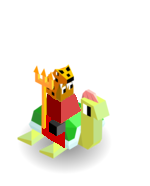
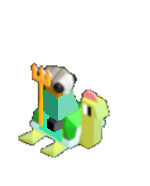
Layer changes from the first w=150, h=186 image to the second:
hid "tridention.png #14", painted on it over [17, 64, 111, 174]
added layer "tridention.png #15" above "tridention.png #2" over [18, 62, 111, 158]
